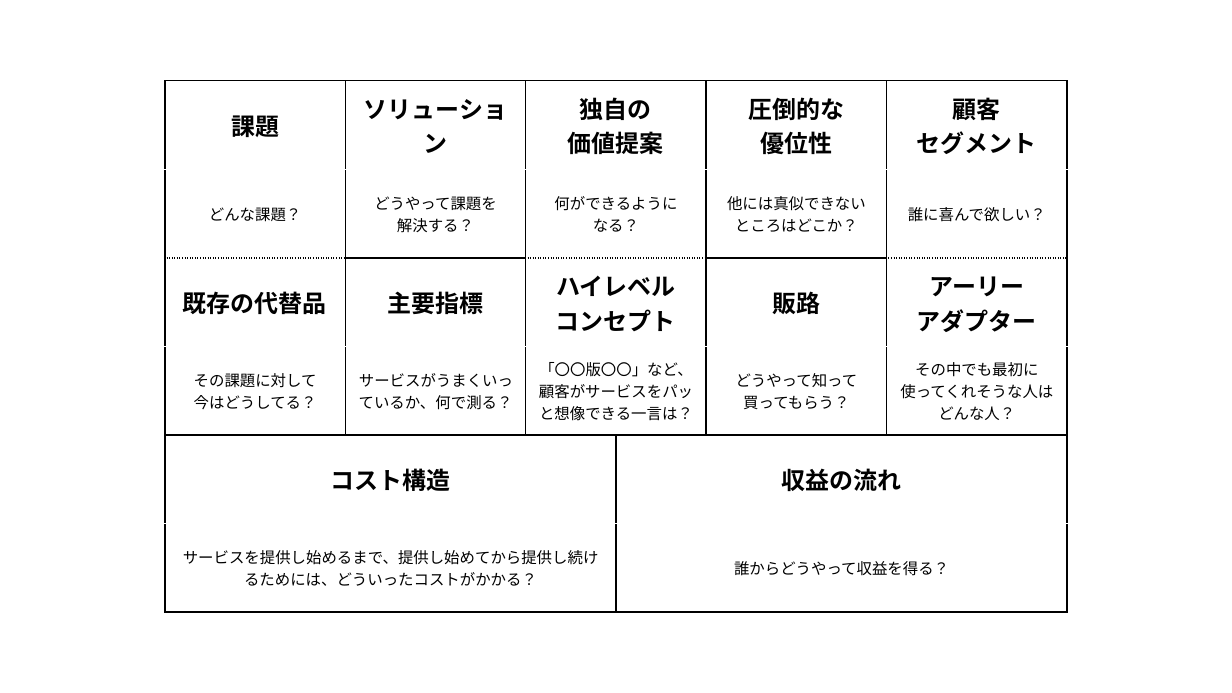
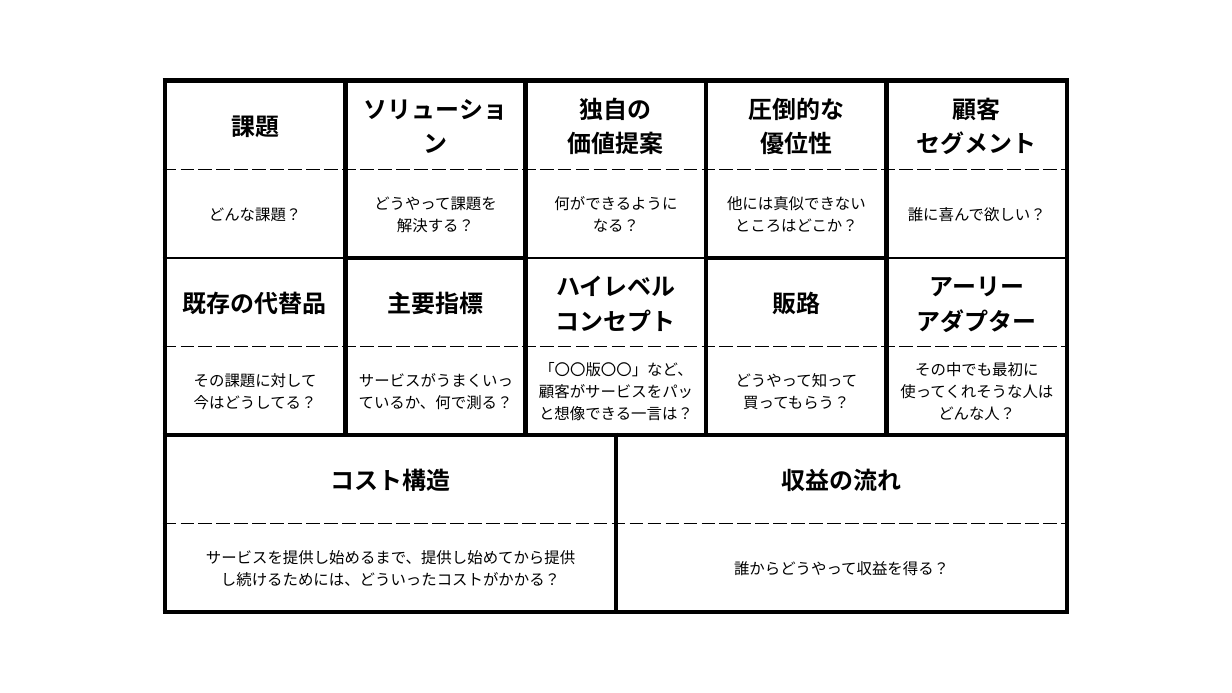
Before and after one commit to onestop-techbook/Agile2, a slide deck: slide 4 of articles/images/chap-amixedcolor/第6章_アジャイルの実践_図表.pptx. Drawn at 1232x693 pixels with LibreOffice and Linux fonts; fonts in the diff are those of the drawing. Boxes give left, top, right and bottom in pixels: in the first picture for what was removed or moved away, otherwise in the second. Text is boxed around its words. In the diff, an @@ line names an element or a change of style, - is before the commit and + after.

```diff
--- a/articles/images/chap-amixedcolor/第6章_アジャイルの実践_図表.pptx
+++ b/articles/images/chap-amixedcolor/第6章_アジャイルの実践_図表.pptx
@@ table at (165,81,1064,612) @@
-row 6, column 1: サービスを提供し始めるまで、提供し始めてから提供し続けるためには、どういったコストがかかる？
+row 6, column 1: サービスを提供し始めるまで、提供し始めてから提供 / し続けるためには、どういったコストがかかる？
@@ borders changed @@
```
Also in this commit, not shown: 2 other slides changed, 4 other files.
